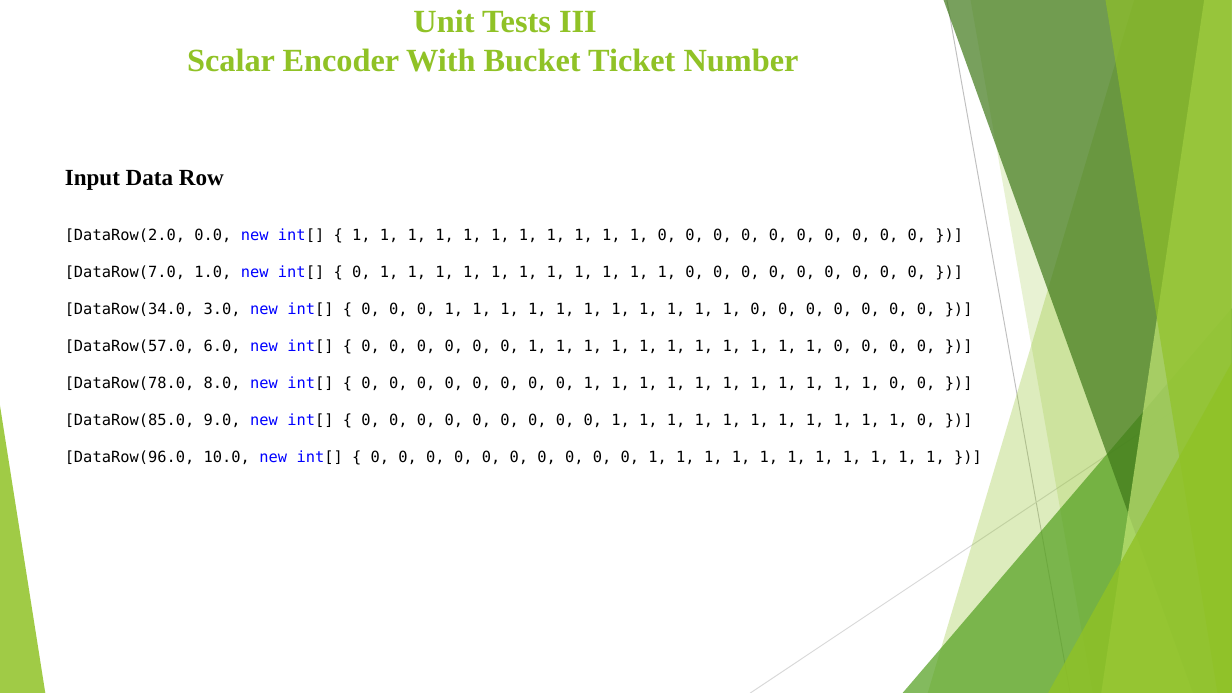
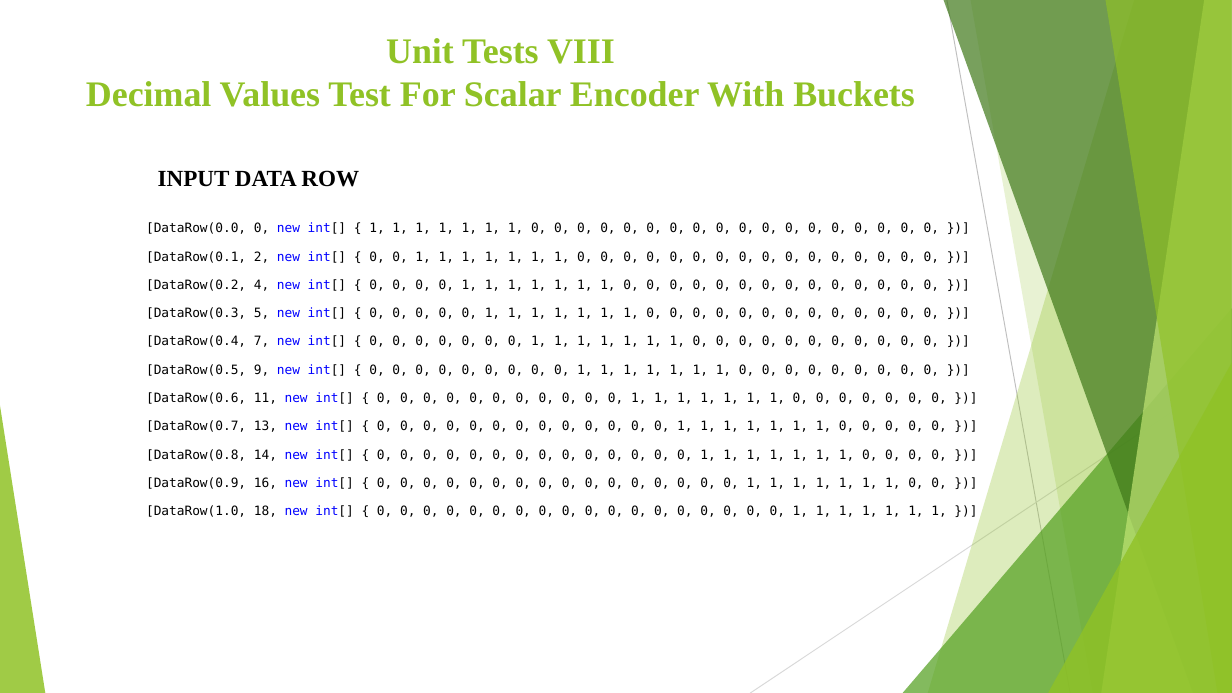
Before and after one commit to AqibJaved123/neocortexapi_Team_ScalarEncoder, a slide deck: slide 37 of source/Team_ScalarEcoder_Documentation/Scalar Encoder with Buckets (1).pptx (slide 14 before the commit). Drawn at 1232x693 pixels with LibreOffice and Linux fonts; fonts in the diff are those of the drawing. Boxes give left, top, right and bottom in pixels: in the first picture for what was removed or moved away, otherwise in the second. Text is boxed around its words. In the diff, an @@ line names an element or a change of style, - is before the commit and + after.

Commit message:
Update PPT Slides

```diff
--- a/source/Team_ScalarEcoder_Documentation/Scalar Encoder with Buckets (1).pptx
+++ b/source/Team_ScalarEcoder_Documentation/Scalar Encoder with Buckets (1).pptx
@@ title at <box>86,38,915,107</box>: text changed; size 25.2 to 28 pt @@
-Unit Tests III
-Scalar Encoder With Bucket Ticket Number
+Unit Tests VIII
+Decimal Values Test For Scalar Encoder With Buckets
@@ text at <box>158,170,359,187</box>: text changed @@
-Input Data Row
+INPUT DATA ROW
@@ text at <box>146,222,946,517</box>: text changed; size 12 to 10 pt @@
-[DataRow(2.0, 0.0, new int[] { 1, 1, 1, 1, 1, 1, 1, 1, 1, 1, 1, 0, 0, 0, 0, 0, 0, 0, 0, 0, 0, })]
-[DataRow(7.0, 1.0, new int[] { 0, 1, 1, 1, 1, 1, 1, 1, 1, 1, 1, 1, 0, 0, 0, 0, 0, 0, 0, 0, 0, })]
-[DataRow(34.0, 3.0, new int[] { 0, 0, 0, 1, 1, 1, 1, 1, 1, 1, 1, 1, 1, 1, 0, 0, 0, 0, 0, 0, 0, })]
-[DataRow(57.0, 6.0, new int[] { 0, 0, 0, 0, 0, 0, 1, 1, 1, 1, 1, 1, 1, 1, 1, 1, 1, 0, 0, 0, 0, })]
-[DataRow(78.0, 8.0, new int[] { 0, 0, 0, 0, 0, 0, 0, 0, 1, 1, 1, 1, 1, 1, 1, 1, 1, 1, 1, 0, 0, })]
-[DataRow(85.0, 9.0, new int[] { 0, 0, 0, 0, 0, 0, 0, 0, 0, 1, 1, 1, 1, 1, 1, 1, 1, 1, 1, 1, 0, })]
-[DataRow(96.0, 10.0, new int[] { 0, 0, 0, 0, 0, 0, 0, 0, 0, 0, 1, 1, 1, 1, 1, 1, 1, 1, 1, 1, 1, })]
+[DataRow(0.0, 0, new int[] { 1, 1, 1, 1, 1, 1, 1, 0, 0, 0, 0, 0, 0, 0, 0, 0, 0, 0, 0, 0, 0, 0, 0, 0, 0, })]
+[DataRow(0.1, 2, new int[] { 0, 0, 1, 1, 1, 1, 1, 1, 1, 0, 0, 0, 0, 0, 0, 0, 0, 0, 0, 0, 0, 0, 0, 0, 0, })]
+[DataRow(0.2, 4, new int[] { 0, 0, 0, 0, 1, 1, 1, 1, 1, 1, 1, 0, 0, 0, 0, 0, 0, 0, 0, 0, 0, 0, 0, 0, 0, })]
+[DataRow(0.3, 5, new int[] { 0, 0, 0, 0, 0, 1, 1, 1, 1, 1, 1, 1, 0, 0, 0, 0, 0, 0, 0, 0, 0, 0, 0, 0, 0, })]
+[DataRow(0.4, 7, new int[] { 0, 0, 0, 0, 0, 0, 0, 1, 1, 1, 1, 1, 1, 1, 0, 0, 0, 0, 0, 0, 0, 0, 0, 0, 0, })]
+[DataRow(0.5, 9, new int[] { 0, 0, 0, 0, 0, 0, 0, 0, 0, 1, 1, 1, 1, 1, 1, 1, 0, 0, 0, 0, 0, 0, 0, 0, 0, })]
+[DataRow(0.6, 11, new int[] { 0, 0, 0, 0, 0, 0, 0, 0, 0, 0, 0, 1, 1, 1, 1, 1, 1, 1, 0, 0, 0, 0, 0, 0, 0, })]
+[DataRow(0.7, 13, new int[] { 0, 0, 0, 0, 0, 0, 0, 0, 0, 0, 0, 0, 0, 1, 1, 1, 1, 1, 1, 1, 0, 0, 0, 0, 0, })]
+[DataRow(0.8, 14, new int[] { 0, 0, 0, 0, 0, 0, 0, 0, 0, 0, 0, 0, 0, 0, 1, 1, 1, 1, 1, 1, 1, 0, 0, 0, 0, })]
+[DataRow(0.9, 16, new int[] { 0, 0, 0, 0, 0, 0, 0, 0, 0, 0, 0, 0, 0, 0, 0, 0, 1, 1, 1, 1, 1, 1, 1, 0, 0, })]
+[DataRow(1.0, 18, new int[] { 0, 0, 0, 0, 0, 0, 0, 0, 0, 0, 0, 0, 0, 0, 0, 0, 0, 0, 1, 1, 1, 1, 1, 1, 1, })]
```
Also in this commit, not shown: 16 other slides changed, 29 slides added, 3 slides removed, 1 other file.
